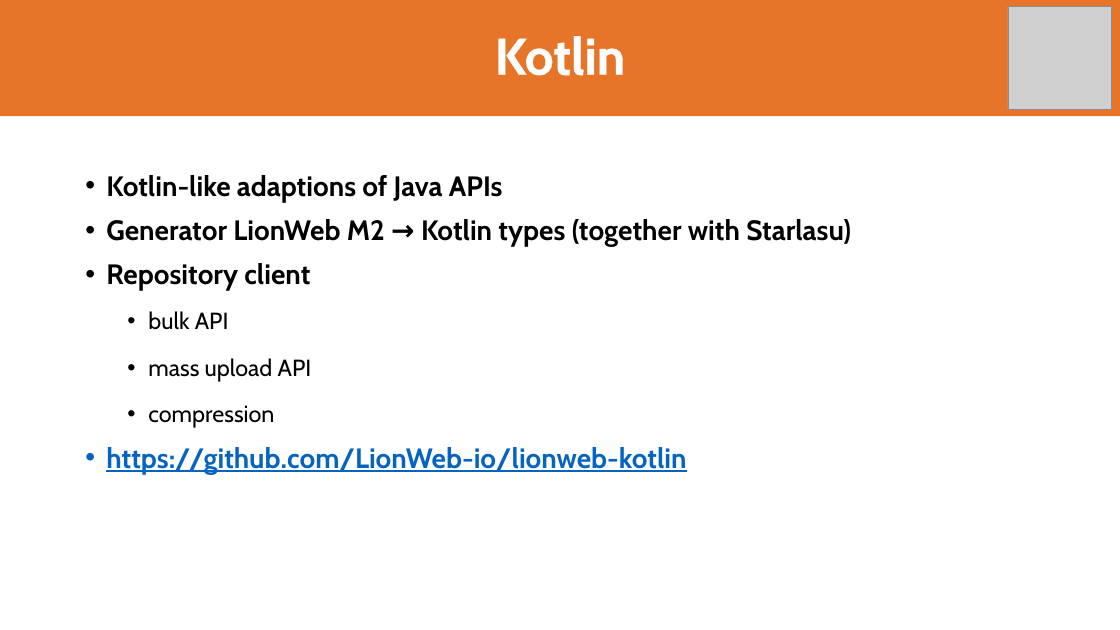
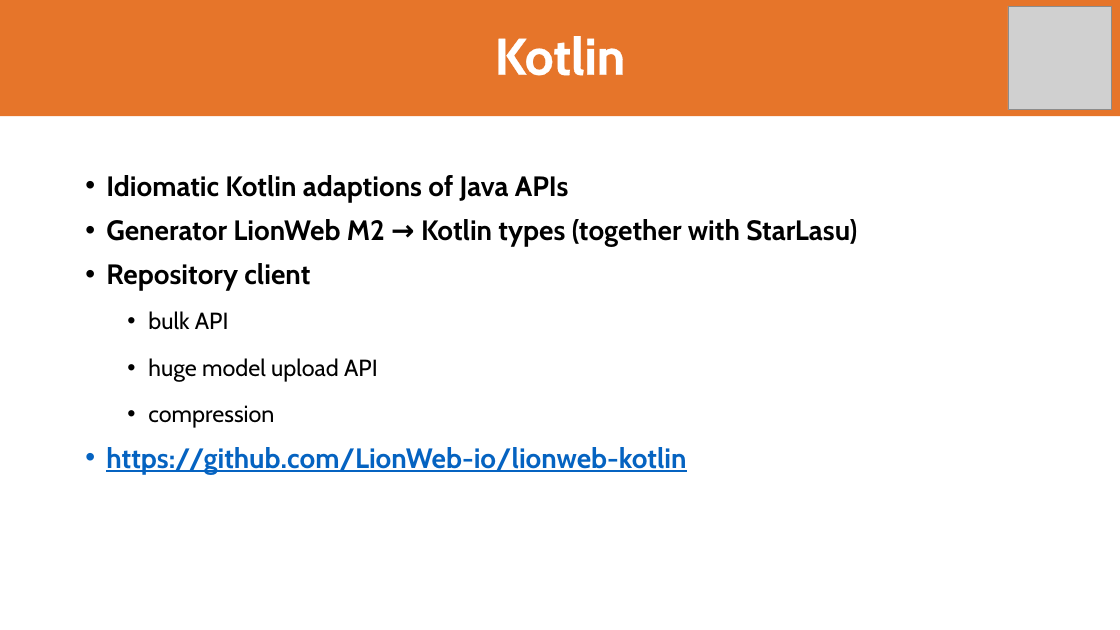
Before and after one commit to LionWeb-io/specification, a slide deck: slide 23 of resources/LangDev 2024 Talk.pptx. Drawn at 1120x630 pixels with LibreOffice and Linux fonts; fonts in the diff are those of the drawing; grey boxes stand for pictures; background and template pictures are left out. Boxes give left, top, right and bottom in pixels: in the first picture for what was removed or moved away, otherwise in the second. Text is boxed around its words. In the diff, an @@ line names an element or a change of style, - is before the commit and + after.

```diff
--- a/resources/LangDev 2024 Talk.pptx
+++ b/resources/LangDev 2024 Talk.pptx
@@ text at (x1=106, y1=175, x2=857, y2=246): text changed @@
-Kotlin-like adaptions of Java APIs
-Generator LionWeb M2 → Kotlin types (together with Starlasu)
+Idiomatic Kotlin adaptions of Java APIs
+Generator LionWeb M2 → Kotlin types (together with StarLasu)
@@ text at (x1=148, y1=358, x2=378, y2=382): text changed @@
-  • mass upload API
+  • huge model upload API
```
Also in this commit, not shown: 12 other slides changed, 1 slide added, 4 slides removed.
